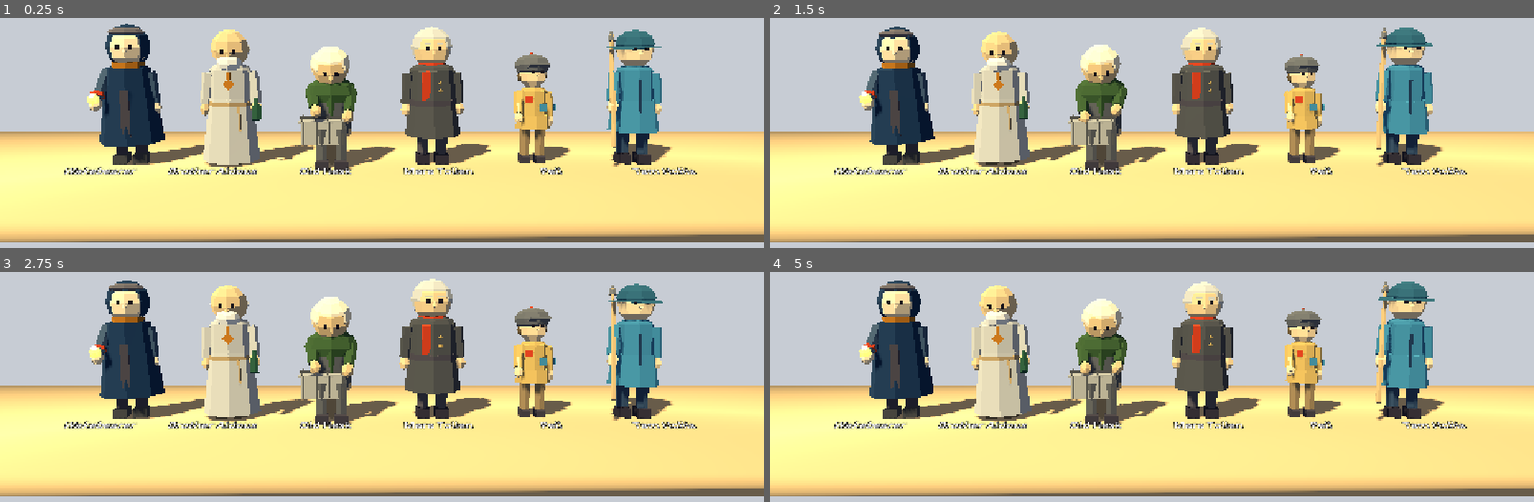
Above: before the commit, frames 1-4 (two rows, left to right).
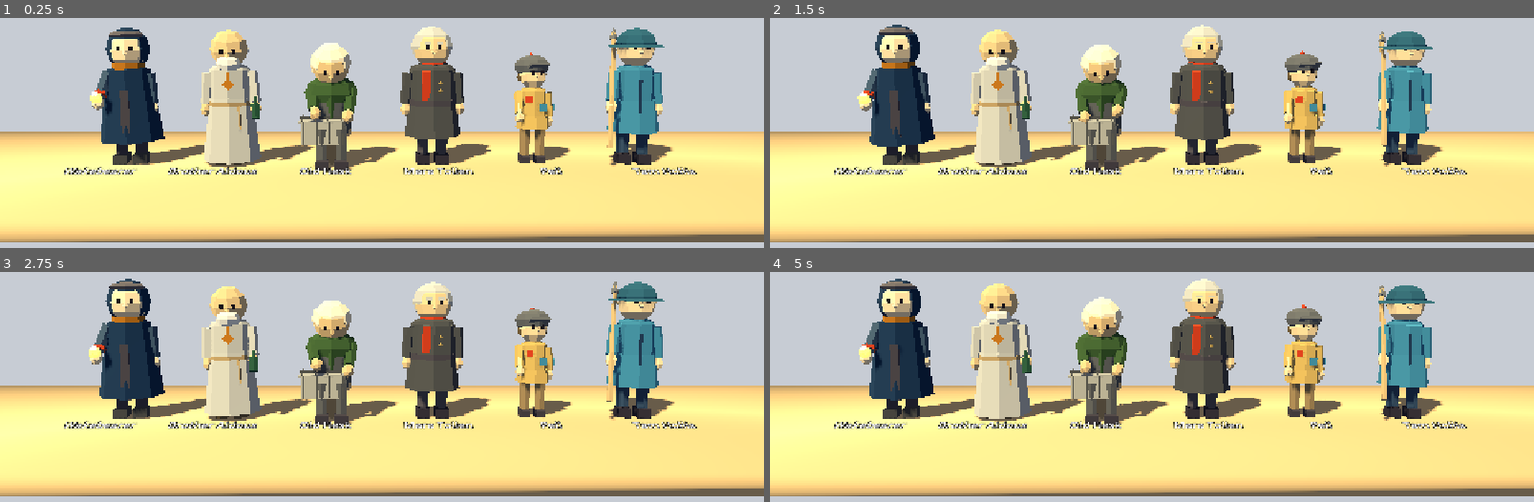
Above: after the commit, the same moments.

Repository: LoganChu/Agent_Game_Playground
Game: Godot game, scene res://scenes/debug/character_lineup.tscn
The game is run twice, just before and just after one commit, with the same random seed, the same clock (stepped at 60 frames per second) and the same inputs. This scene is started directly instead of the project's main scene.
Inputs (mouse positions are in pixels of both pictures, inside the frame that each line leads up to):
- Up to frame 1 (0.25 s): no input
- Up to frame 2 (1.5 s): tap Enter at 0.5 s; move the mouse to (1320, 80) at 0.52 s; hold D (move_right) 0.53-1.28 s; tap Q (camera_left) at 0.6 s; click (1320, 80) at 0.67 s; move the mouse to (999, 121) at 1.27 s; hold S (move_back) from 1.28 s (still down); tap R (camera_right) at 1.35 s
- Up to frame 3 (2.75 s): move the mouse to (outside the picture) at 2.02 s; release S (move_back) at 2.03 s; hold D (move_right) from 2.03 s (still down); hold E (interact) from 2.03 s (still down)
- Up to frame 4 (5 s): move the mouse to (1113, 439) at 2.77 s; release D (move_right) at 2.78 s; release E (interact) at 2.78 s; hold W (move_forward) 2.78-3.53 s; tap J (journal) at 2.85 s; click (1113, 439) at 2.92 s; move the mouse to (1381, 419) at 3.52 s; hold A (move_left) from 3.53 s (still down); tap Enter at 3.6 s; move the mouse to (922, 290) at 4.27 s; tap 1 at 4.35 s

The runs differ from the first frame. In frame 1, 3.1% of the frame differs, in the area x 11-88%, y 2-66%; in frame 2, 3.7%; in frame 3, 3.4%; in frame 4, 3.7%.

Commit message:
feat: signal_lantern prop shape and future quests in the validator
Co-Authored-By: Claude Opus 5.5 <noreply@anthropic.com>
Claude-Session: https://claude.ai/code/session_01XpBR1mFdAG6cg1SY1vqPvR

Diff:
--- a/scripts/core/content_validator.gd
+++ b/scripts/core/content_validator.gd
@@ -409,8 +409,8 @@
 	for id: String in db.quests:
 		if not _quests_started.has(id):
 			_err("quest " + id, "is never started by any dialogue")
-		if not _quests_completed.has(id):
-			_warn("quest " + id, "is never completed")
+		if not _quests_completed.has(id) and not bool(db.quests[id].get("future", false)):
+			_warn("quest " + id, "is never completed (mark \"future\" if the payoff isn't written yet)")
 	for id: String in db.dialogues:
 		if not _dialogues_used.has(id):
 			_err("dialogue " + id, "is orphaned (no NPC or game.json references it)")
--- a/scripts/world/prop_factory.gd
+++ b/scripts/world/prop_factory.gd
@@ -3,7 +3,7 @@
 ## Builds simple flat-shaded low-poly props from primitives. Used for greyboxing and as a
 ## fallback when a region prop has no Blender-made model.
 
-const SHAPES: Array[String] = ["pine", "rock", "house", "post", "crate", "beacon", "dock", "beacon_light"]
+const SHAPES: Array[String] = ["pine", "rock", "house", "post", "crate", "beacon", "dock", "beacon_light", "signal_lantern"]
 
 const PALETTE: Dictionary = {
 	"ember": Color("#F2A541"),
@@ -132,6 +132,21 @@
 				for x: float in [-0.9, 0.9]:
 					root.add_child(mesh_instance(cylinder(0.08, 0.08, 1.6, 5), color("slate"), Vector3(x, 0.0, z)))
 			collider_size = Vector3(2.0, 0.15, 6.0)
+		"signal_lantern":
+			# Harbor signal post: a lantern hung from a crossarm, glowing in its tint (moss green
+			# = "passengers waiting" to the Tidewright ferry).
+			var glow := color(tint if tint else "moss")
+			root.add_child(mesh_instance(cylinder(0.08, 0.11, 2.4, 5), color("driftwood"), Vector3(0, 1.2, 0)))
+			root.add_child(mesh_instance(box(Vector3(0.08, 0.08, 0.7)), color("driftwood"), Vector3(0, 2.3, 0.3)))
+			root.add_child(mesh_instance(cylinder(0.0, 0.2, 0.14, 6), color("ink"), Vector3(0, 2.07, 0.58)))
+			root.add_child(mesh_instance(cylinder(0.14, 0.14, 0.3, 6), glow, Vector3(0, 1.85, 0.58), true))
+			var lamp := OmniLight3D.new()
+			lamp.light_color = glow
+			lamp.light_energy = 1.4
+			lamp.omni_range = 6.0
+			lamp.position = Vector3(0, 1.85, 0.58)
+			root.add_child(lamp)
+			collider_size = Vector3(0.3, 2.4, 0.3)
 		_:
 			root.add_child(mesh_instance(box(Vector3.ONE), color("coal"), Vector3(0, 0.5, 0)))
 	var shape_node := CollisionShape3D.new()
